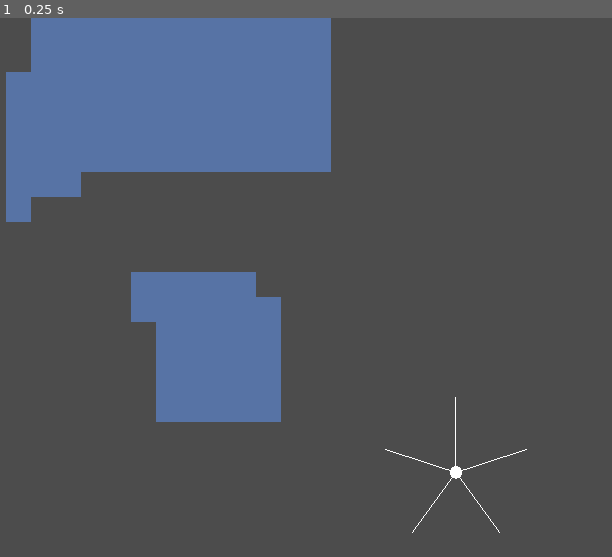
Above: before the commit, frame 1.
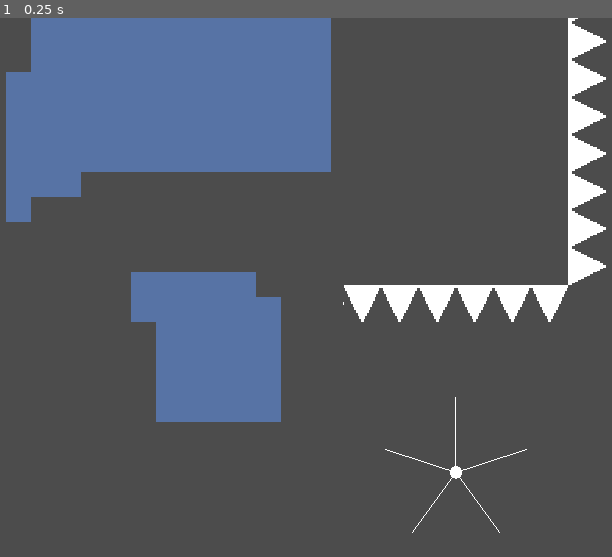
Above: after the commit, the same moment.

Repository: Synthasmagoria/Project-Seeker
Game: Godot game, scene res://levels/test/test.tscn
Same seed, same stepped clock (60 frames per second), same inputs: the game is played once before the commit and once after it.
Inputs:
- Up to frame 1 (0.25 s): no input

The runs differ from the first frame. In frame 1, 3.0% of the frame differs, in the area x 56-100%, y 0-57%.

Commit message:
Added threats

Diff:
--- a/project/levels/test/test.tscn
+++ b/project/levels/test/test.tscn
@@ -6,6 +6,7 @@
 [ext_resource path="res://objects/platform/platform.tscn" type="PackedScene" id=4]
 [ext_resource path="res://objects/follow camera/follow_camera.gd" type="Script" id=5]
 [ext_resource path="res://objects/node wheel/node_wheel.gd" type="Script" id=6]
+[ext_resource path="res://objects/spikes/spikes.tscn" type="PackedScene" id=7]
 
 [sub_resource type="Curve2D" id=5]
 _data = {
@@ -399,4 +400,7 @@
 position = Vector2( -45.6507, -14.8328 )
 moving_platform_apply_velocity_on_leave = 2
 
+[node name="Spikes" parent="." instance=ExtResource( 7 )]
+tile_data = PoolIntArray( -196579, 3, 0, -131043, 3, 0, -65507, 3, 0, 29, 3, 0, 65565, 3, 0, 131101, 3, 0, 196637, 3, 0, 262173, 3, 0, 327709, 3, 0, 393245, 3, 0, 458781, 3, 0, 524317, 3, 0, 589847, 1, 0, 589848, 1, 0, 589849, 1, 0, 589850, 1, 0, 589851, 1, 0, 589852, 1, 0 )
+
 [connection signal="tween_completed" from="Path2D/PathFollow2D/Tween" to="Path2D/PathFollow2D" method="_on_Tween_tween_completed"]
--- a/project/objects/player/player.gd
+++ b/project/objects/player/player.gd
@@ -48,6 +48,7 @@
 
 ## Forces player into the 'Dead' state
 func die() -> void:
+	print("died")
 	if state_machine.get_current_state().name != "Dead":
 		state_machine.push_by_name("Dead")
 
--- a/project/objects/player/states/airborne.gd
+++ b/project/objects/player/states/airborne.gd
@@ -50,7 +50,7 @@
 	# Snap to platform
 	var _platform = get_first_overlapping_platform(platform_detector)
 	if previous_frame_platform && !_platform:
-		var _hitbox = $"%KinematicHitbox"
+		var _hitbox = $"%KinematicHitshape"
 		var _feet = player.position + _hitbox.position + _hitbox.shape.extents
 		var _plat_hitbox = previous_frame_platform.get_node("Hitbox")
 		var _plat_top = previous_frame_platform.global_position - _plat_hitbox.shape.extents
--- /dev/null
+++ b/project/objects/spikes/spikes.tscn
@@ -0,0 +1,110 @@
+[gd_scene load_steps=7 format=2]
+
+[ext_resource path="res://objects/spikes/spikes.png" type="Texture" id=1]
+
+[sub_resource type="ConvexPolygonShape2D" id=2]
+points = PoolVector2Array( 0, 24, 12, 0, 24, 24, 24, 24 )
+
+[sub_resource type="ConvexPolygonShape2D" id=3]
+points = PoolVector2Array( 24, 0, 12, 24, 0, 0 )
+
+[sub_resource type="ConvexPolygonShape2D" id=4]
+points = PoolVector2Array( 0, 12, 24, 0, 24, 24 )
+
+[sub_resource type="ConvexPolygonShape2D" id=5]
+points = PoolVector2Array( 0, 0, 24, 12, 0, 24 )
+
+[sub_resource type="TileSet" id=1]
+0/name = "spikes.png 0"
+0/texture = ExtResource( 1 )
+0/tex_offset = Vector2( 0, 0 )
+0/modulate = Color( 1, 1, 1, 1 )
+0/region = Rect2( 0, 0, 24, 24 )
+0/tile_mode = 0
+0/occluder_offset = Vector2( 0, 0 )
+0/navigation_offset = Vector2( 0, 0 )
+0/shape_offset = Vector2( 0, 0 )
+0/shape_transform = Transform2D( 1, 0, 0, 1, 0, 0 )
+0/shape = SubResource( 2 )
+0/shape_one_way = false
+0/shape_one_way_margin = 1.0
+0/shapes = [ {
+"autotile_coord": Vector2( 0, 0 ),
+"one_way": false,
+"one_way_margin": 1.0,
+"shape": SubResource( 2 ),
+"shape_transform": Transform2D( 1, 0, 0, 1, 0, 0 )
+} ]
+0/z_index = 0
+1/name = "spikes.png 1"
+1/texture = ExtResource( 1 )
+1/tex_offset = Vector2( 0, 0 )
+1/modulate = Color( 1, 1, 1, 1 )
+1/region = Rect2( 48, 0, 24, 24 )
+1/tile_mode = 0
+1/occluder_offset = Vector2( 0, 0 )
+1/navigation_offset = Vector2( 0, 0 )
+1/shape_offset = Vector2( 0, 0 )
+1/shape_transform = Transform2D( 1, 0, 0, 1, 0, 0 )
+1/shape = SubResource( 3 )
+1/shape_one_way = false
+1/shape_one_way_margin = 1.0
+1/shapes = [ {
+"autotile_coord": Vector2( 0, 0 ),
+"one_way": false,
+"one_way_margin": 1.0,
+"shape": SubResource( 3 ),
+"shape_transform": Transform2D( 1, 0, 0, 1, 0, 0 )
+} ]
+1/z_index = 0
+2/name = "spikes.png 2"
+2/texture = ExtResource( 1 )
+2/tex_offset = Vector2( 0, 0 )
+2/modulate = Color( 1, 1, 1, 1 )
+2/region = Rect2( 72, 0, 24, 24 )
+2/tile_mode = 0
+2/occluder_offset = Vector2( 0, 0 )
+2/navigation_offset = Vector2( 0, 0 )
+2/shape_offset = Vector2( 0, 0 )
+2/shape_transform = Transform2D( 1, 0, 0, 1, 0, 0 )
+2/shape = SubResource( 4 )
+2/shape_one_way = false
+2/shape_one_way_margin = 1.0
+2/shapes = [ {
+"autotile_coord": Vector2( 0, 0 ),
+"one_way": false,
+"one_way_margin": 1.0,
+"shape": SubResource( 4 ),
+"shape_transform": Transform2D( 1, 0, 0, 1, 0, 0 )
+} ]
+2/z_index = 0
+3/name = "spikes.png 3"
+3/texture = ExtResource( 1 )
+3/tex_offset = Vector2( 0, 0 )
+3/modulate = Color( 1, 1, 1, 1 )
+3/region = Rect2( 24, 0, 24, 24 )
+3/tile_mode = 0
+3/occluder_offset = Vector2( 0, 0 )
+3/navigation_offset = Vector2( 0, 0 )
+3/shape_offset = Vector2( 0, 0 )
+3/shape_transform = Transform2D( 1, 0, 0, 1, 0, 0 )
+3/shape = SubResource( 5 )
+3/shape_one_way = false
+3/shape_one_way_margin = 1.0
+3/shapes = [ {
+"autotile_coord": Vector2( 0, 0 ),
+"one_way": false,
+"one_way_margin": 1.0,
+"shape": SubResource( 5 ),
+"shape_transform": Transform2D( 1, 0, 0, 1, 0, 0 )
+} ]
+3/z_index = 0
+
+[node name="Spikes" type="TileMap"]
+tile_set = SubResource( 1 )
+cell_size = Vector2( 24, 24 )
+cell_custom_transform = Transform2D( 24, 0, 0, 24, 0, 0 )
+collision_use_kinematic = true
+collision_layer = 8
+collision_mask = 0
+format = 1
Not shown: 1 places in project/levels/test/test.tscn that only renumber resources
Binary file added: project/objects/spikes/spikes.png
Not shown, added: project/objects/spikes/spikes.png.import
